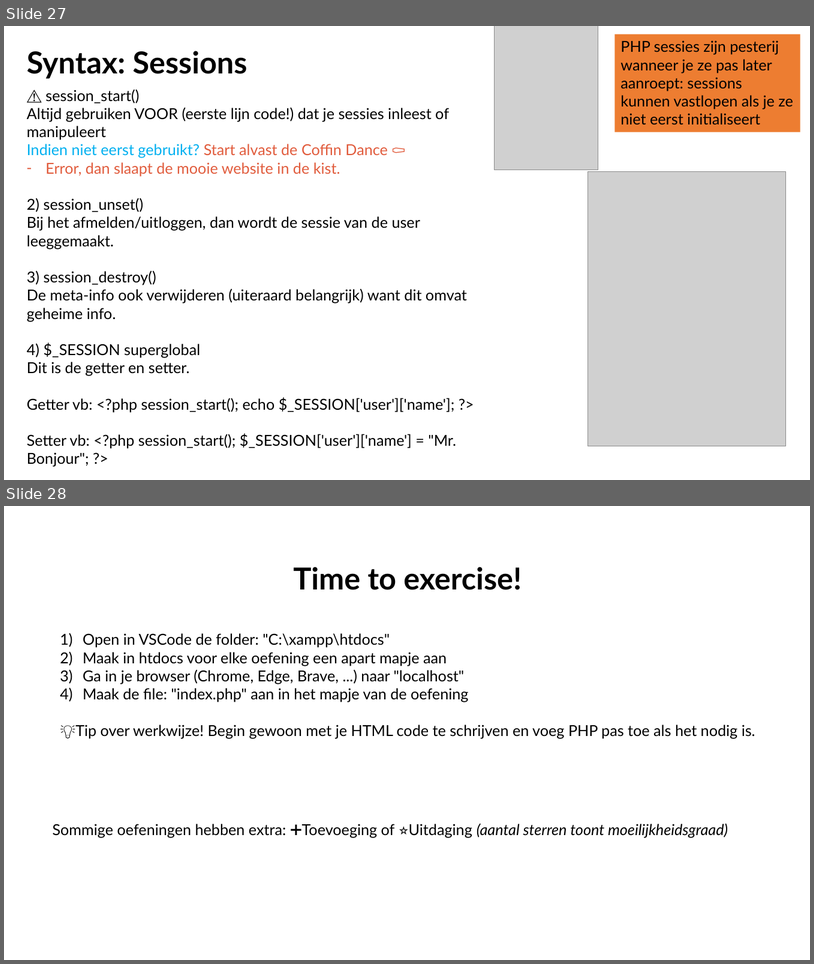
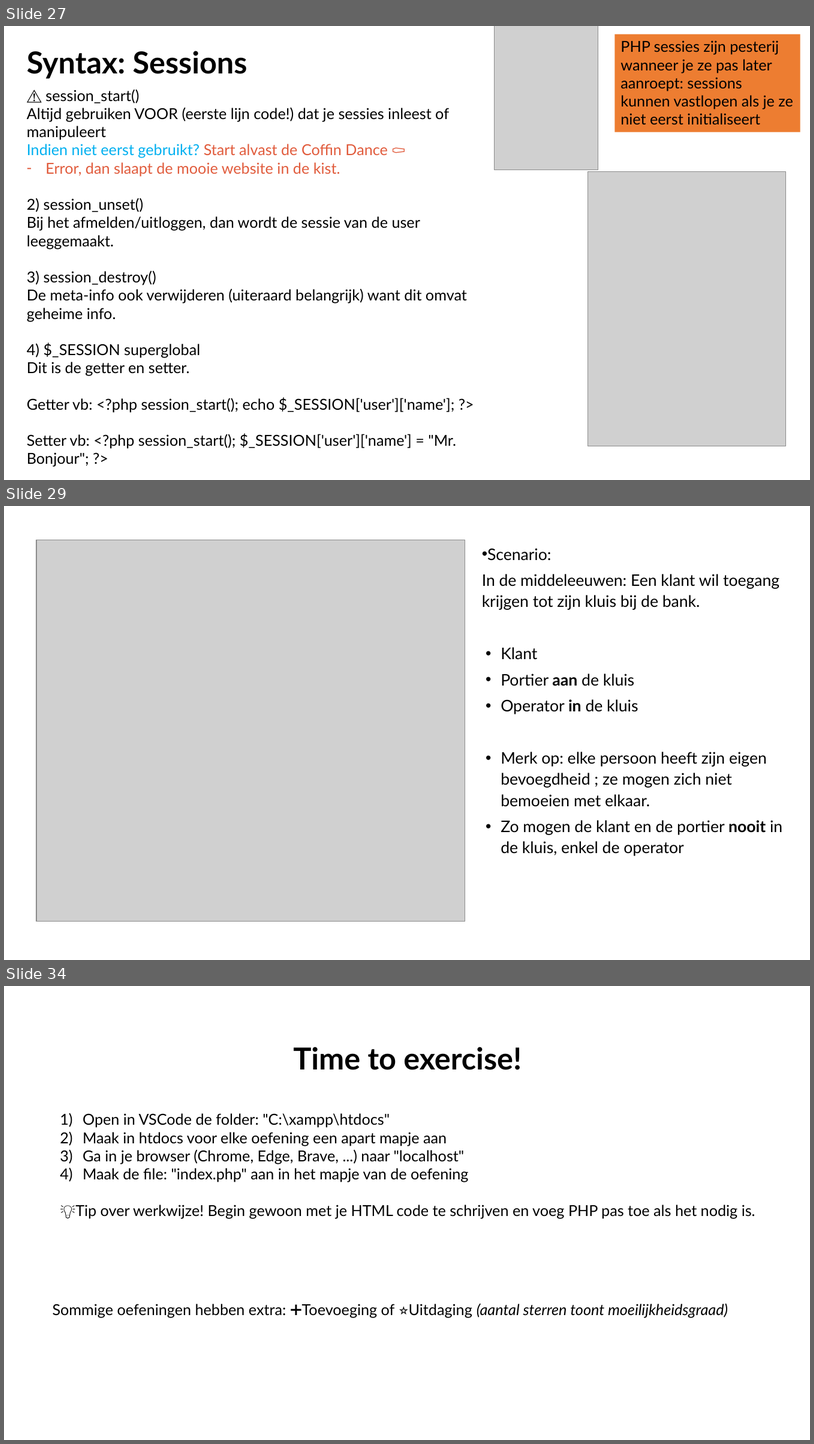
Before and after one commit to Jarnster/ICW-Webdesign-PHP, a slide deck: H3 - Databases en Beveiliging/Presentatie/H3 Databases en Beveiliging - Dynamische Websites.pptx. Shown one above the other, each under a label of ours: slides 27 and 28 before the commit, slides 27, 29 and 34 after it; the slides between them are not shown. The pictures are 814x964 and 814x1444 pixels, drawn with LibreOffice and Linux fonts; fonts in the diff are those of the drawing; grey boxes stand for pictures. Boxes give left, top, right and bottom in pixels: in the first picture for what was removed or moved away, otherwise in the second. Text is boxed around its words. In the diff, an @@ line names an element or a change of style, - is before the commit and + after.

```diff
--- a/H3 - Databases en Beveiliging/Presentatie/H3 Databases en Beveiliging - Dynamische Websites.pptx
+++ b/H3 - Databases en Beveiliging/Presentatie/H3 Databases en Beveiliging - Dynamische Websites.pptx
@@ slide 29 added at box(4, 506, 810, 960), background #FFFFFF @@
@@ picture added at box(36, 540, 465, 921) @@
@@ text added at box(482, 548, 783, 856), 19 pt, text #000000 @@
+• Scenario:
+In de middeleeuwen: Een klant wil toegang krijgen tot zijn kluis bij de bank.
+• Klant
+• Portier aan de kluis
+• Operator in de kluis
+• Merk op: elke persoon heeft zijn eigen bevoegdheid ; ze mogen zich niet bemoeien met elkaar.
+• Zo mogen de klant en de portier nooit in de kluis, enkel de operator
@@ what was slide 28 is now slide 34 @@
```
Also in this commit, not shown: 1 slide changed, 5 other slides added.
